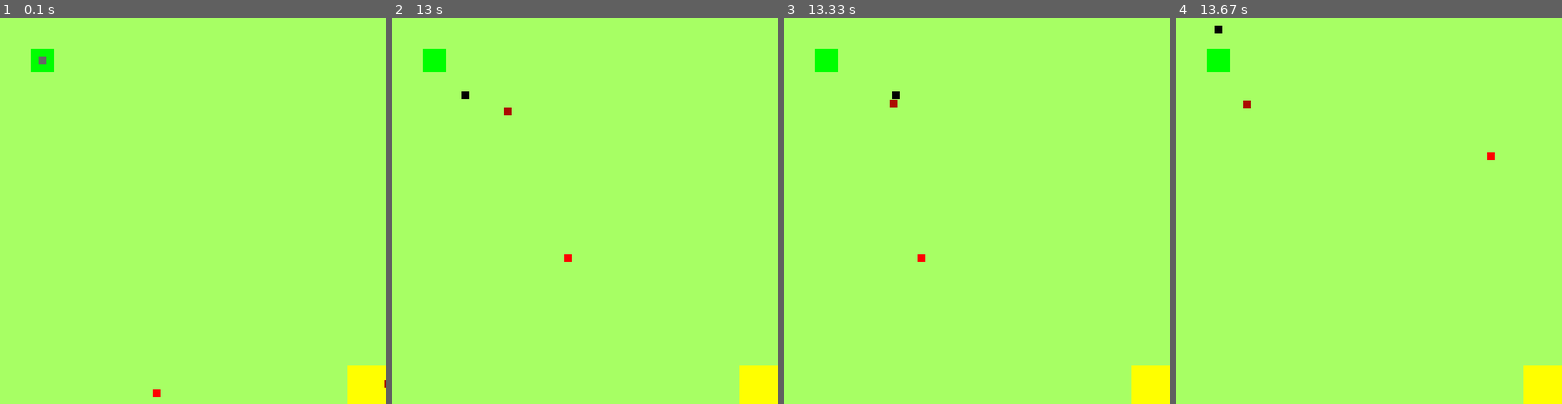
Above: before the commit, frames 1-4 (left to right).
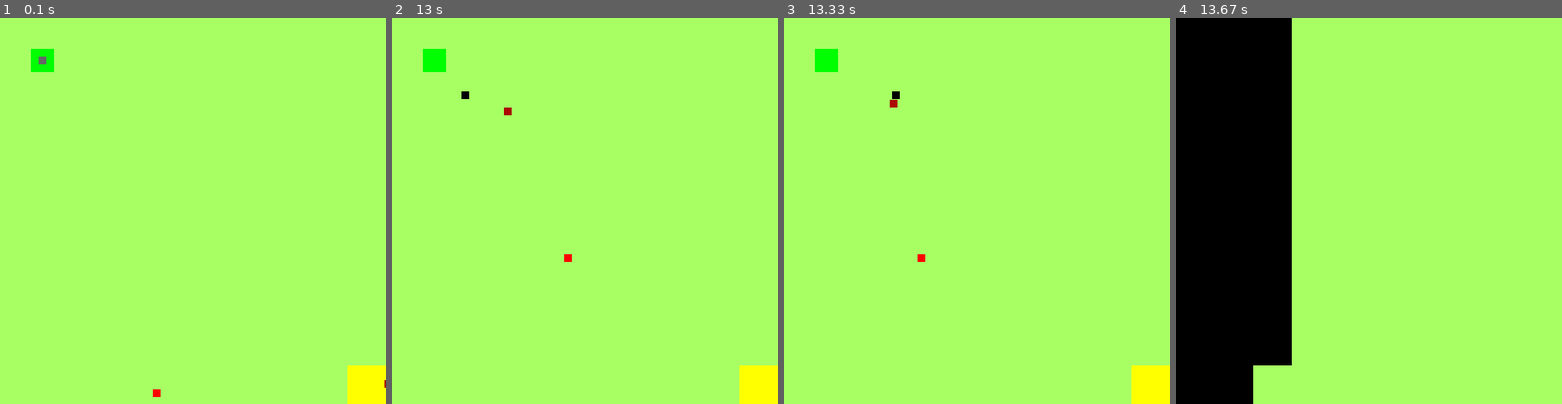
Above: after the commit, the same moments.

Repository: Eli6th/Pygame_Game
Game: pygame game, started from game.py
Same seed, same stepped clock (60 frames per second), same inputs: the game is played once before the commit and once after it.
Inputs:
- Up to frame 1 (0.1 s): no input
- Up to frame 2 (13 s): hold Left 0.33-0.87 s; hold Down 0.9-1.2 s; hold Up 1.67-2.03 s; hold Right 2.07-2.7 s; hold Down 2.73-3.1 s; hold Left 3.13-3.6 s; hold Right 3.63-4.1 s; hold Up 4.13-4.43 s; hold Right 4.47-4.93 s; hold Left 4.97-5.5 s; hold Down 5.53-5.83 s; hold Left 5.87-6.27 s; hold Up 6.3-6.67 s; hold Right 6.7-7.33 s; hold Down 7.37-7.73 s; hold Left 7.77-8.23 s; hold Right 8.27-8.73 s; hold Up 8.77-9.07 s; hold Right 9.1-9.57 s; hold Left 9.6-10.13 s; hold Down 10.17-10.47 s; hold Left 10.5-10.9 s; hold Up 10.93-11.3 s; hold Right 11.33-11.97 s; hold Down 12-12.37 s; hold Left 12.4-12.87 s; hold Right from 12.9 s (still down)
- Up to frame 3 (13.33 s): keep holding Right
- Up to frame 4 (13.67 s): release Right at 13.37 s; hold Up from 13.4 s (still down)

Frames 1-3 are identical in both runs. In frame 4, 30% of the frame differs, in the area x 0-100%, y 0-100%.

Commit message:
Changed lives colors

Diff:
--- a/game.py
+++ b/game.py
@@ -264,7 +264,36 @@
             for a in range(enemies[i]):
                 create_edge_guard()
 
+def next_level_animation():
+    screen.fill(SURFACE_COLOR)
+
+    block_width = 50
+    block_height = 50
+
+    for i in range(int(WIDTH / block_width)):
+        for a in range(int(HEIGHT / block_height)):
+            for event in pygame.event.get():
+                if event.type == QUIT:
+                    pygame.quit()
+                    sys.exit()
+
+            img = pygame.Surface([block_width, block_height])
+            img.fill((0, 0, 0))
+            screen.blit(img, [block_width * (i), block_height * (a)])
+            time.sleep(0.01)
+            pygame.display.update()
+
+    time.sleep(0.2)
+
 def reset_game():
+    next_level_animation()
+
+    global move
+    move["up"] = False
+    move["down"] = False
+    move["left"] = False
+    move["right"] = False
+
     global level
     pygame.display.set_caption(f'Level: {level}')
 
@@ -300,15 +329,15 @@
     global lives
 
     if (lives == 1):
-        player_color = (0, 0, 0)
+        player_color = (0, 0, 0) # Black
     elif (lives == 2):
-        player_color = (180, 0, 255)
+        player_color = (255, 0, 255) # Purple
     elif (lives == 3):
-        player_color = (0, 0, 255)
+        player_color = (115, 0, 255) # Dark Purple
     elif (lives == 4):
-        player_color = (0, 255, 255)
+        player_color = (0, 10, 255) # Blue
     elif (lives == 5):
-        player_color = (0, 255, 80)
+        player_color = (0, 208, 255) # Green -> Blends in with the background
     elif (lives > 5):
         lives = 5
 
